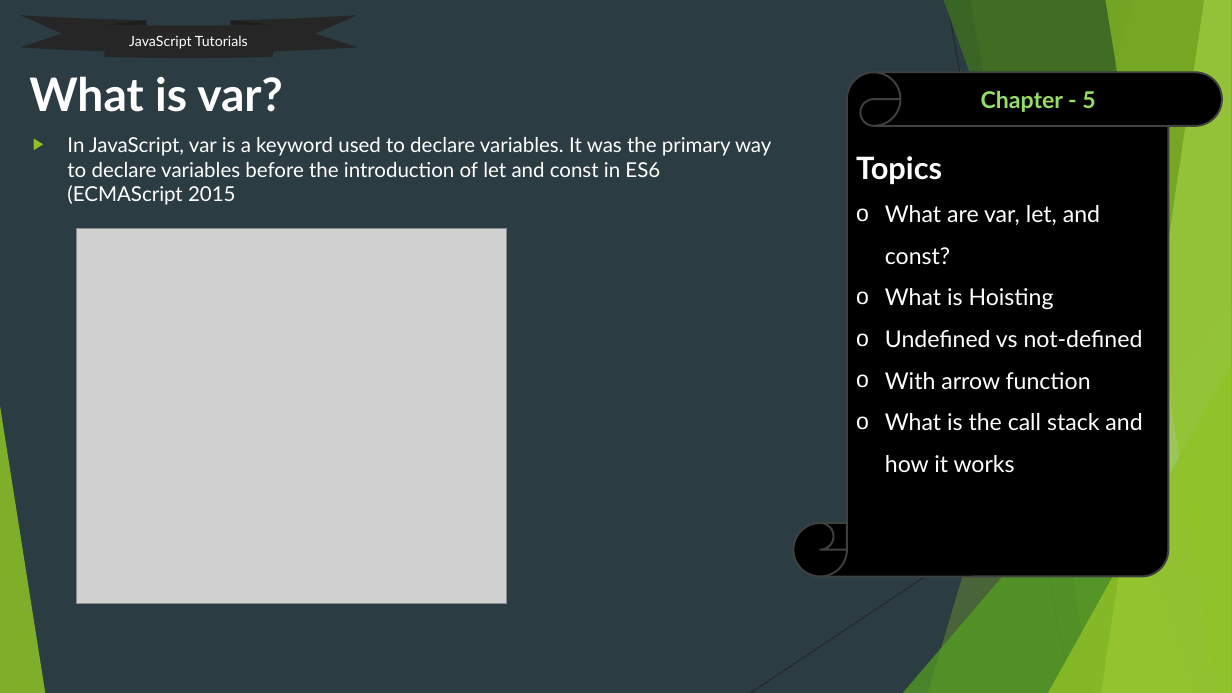
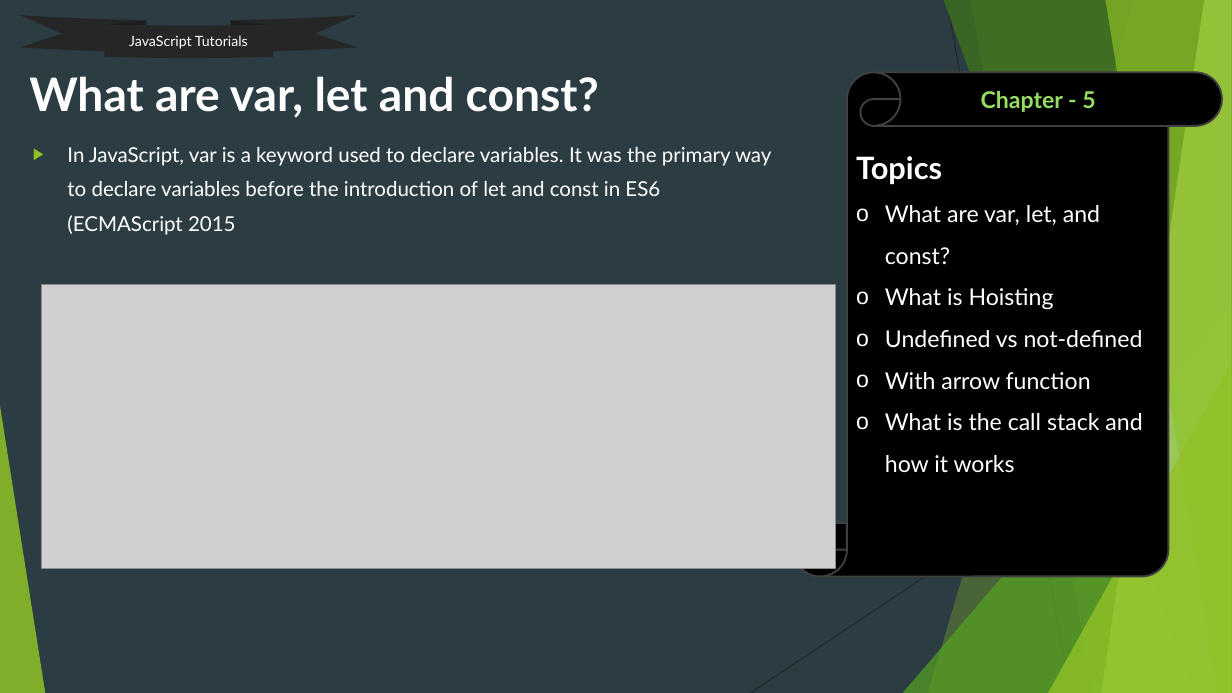
Before and after one commit to uidhtml/javascript-tutorials, a slide deck: slide 21 of Javascript Tutorials.pptx. Drawn at 1232x693 pixels with LibreOffice and Linux fonts; fonts in the diff are those of the drawing; grey boxes stand for pictures. Boxes give left, top, right and bottom in pixels: in the first picture for what was removed or moved away, otherwise in the second. Text is boxed around its words. In the diff, an @@ line names an element or a change of style, - is before the commit and + after.

```diff
--- a/Javascript Tutorials.pptx
+++ b/Javascript Tutorials.pptx
@@ title at [29, 76, 599, 117]: text changed @@
-What is var?
+What are var, let and const?
@@ text "In JavaScript, var is a ..." at [67, 147, 771, 235]: line spacing 1 to 1.4 @@
@@ picture removed at [77, 229, 507, 604] @@
@@ picture added at [42, 285, 835, 568] @@
```
Also in this commit, not shown: 1 other slide changed, 4 slides added.
